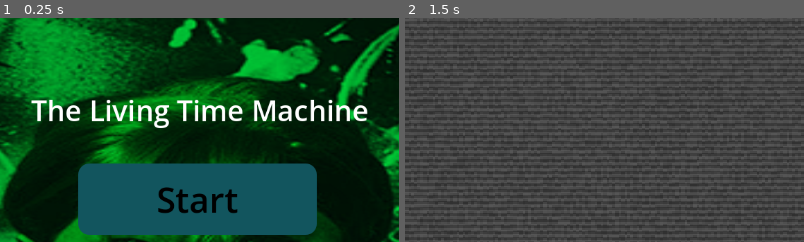
Above: before the commit, frames 1-2 (left to right).
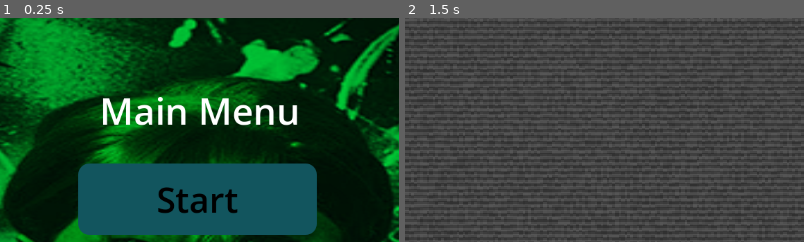
Above: after the commit, the same moments.

Repository: Mikingzly/OhShitting2
Game: Godot game, scene res://Scenes/UI/main_menu.tscn
Same seed, same stepped clock (60 frames per second), same inputs: the game is played once before the commit and once after it. Before the commit the project starts from res://Scenes/main_menu.tscn.
Inputs:
- Up to frame 1 (0.25 s): no input
- Up to frame 2 (1.5 s): click "Start" at 0.5 s; tap Enter (ui_accept) at 1.25 s; hold D (right) from 1.28 s (still down)
The pictures show only the part of the screen within x 25-75%, y 0-50%; the shares and areas given below are measured in that part.

The runs differ from the first frame. In frame 1, 4.8% of the frame differs, in the area x 7-93%, y 35-50%; in frame 2, nothing differs.

Commit message:
Organized the project

Diff:
--- a/Scenes/Player.tscn
+++ b/Scenes/Characters/Player.tscn
@@ -1,6 +1,6 @@
 [gd_scene format=3 uid="uid://dbfi57rpobsxo"]
 
-[ext_resource type="Script" uid="uid://cq44yl8vthpn" path="res://Scenes/character_body_3d.gd" id="1_rpqav"]
+[ext_resource type="Script" uid="uid://cq44yl8vthpn" path="res://Scripts/character_body_3d.gd" id="1_rpqav"]
 
 [sub_resource type="CapsuleMesh" id="CapsuleMesh_kyqiw"]
 
--- a/Scenes/spinningmaze.tscn
+++ b/Scenes/Maps/spinningmaze.tscn
@@ -1,8 +1,8 @@
 [gd_scene format=3 uid="uid://c8bo2vi71lw83"]
 
-[ext_resource type="Script" uid="uid://ddvqxg8fq67y3" path="res://Scenes/static_body_3d.gd" id="1_68d62"]
-[ext_resource type="PackedScene" uid="uid://dbfi57rpobsxo" path="res://Scenes/Player.tscn" id="1_c3gad"]
-[ext_resource type="PackedScene" uid="uid://dog7dp81oqrmu" path="res://Scenes/pause_menu.tscn" id="3_xqlme"]
+[ext_resource type="Script" uid="uid://ddvqxg8fq67y3" path="res://Scripts/static_body_3d.gd" id="1_68d62"]
+[ext_resource type="PackedScene" uid="uid://dbfi57rpobsxo" path="res://Scenes/Characters/Player.tscn" id="1_c3gad"]
+[ext_resource type="PackedScene" uid="uid://dog7dp81oqrmu" path="res://Scenes/UI/pause_menu.tscn" id="3_xqlme"]
 
 [sub_resource type="BoxMesh" id="BoxMesh_68d62"]
 size = Vector3(20, 1, 20)
--- a/Scenes/testroom.tscn
+++ b/Scenes/Maps/testroom.tscn
@@ -1,6 +1,6 @@
 [gd_scene format=3 uid="uid://cl2oc108gakh3"]
 
-[ext_resource type="PackedScene" uid="uid://dog7dp81oqrmu" path="res://Scenes/pause_menu.tscn" id="1_qpjln"]
+[ext_resource type="PackedScene" uid="uid://dog7dp81oqrmu" path="res://Scenes/UI/pause_menu.tscn" id="1_qpjln"]
 [ext_resource type="Texture2D" uid="uid://c51gl6iabgqwu" path="res://Screenshot 2026-06-08 150939.png" id="2_2fjlk"]
 
 [sub_resource type="ShaderMaterial" id="ShaderMaterial_2fjlk"]
--- a/Scenes/main_menu.tscn
+++ b/Scenes/UI/main_menu.tscn
@@ -1,10 +1,10 @@
 [gd_scene format=3 uid="uid://bqh7bgchbxivh"]
 
-[ext_resource type="Script" uid="uid://bwrn03icpxx5u" path="res://Scenes/main_menu.gd" id="1_48xlc"]
-[ext_resource type="Texture2D" uid="uid://c51gl6iabgqwu" path="res://Screenshot 2026-06-08 150939.png" id="2_1ehe0"]
+[ext_resource type="Script" uid="uid://bwrn03icpxx5u" path="res://Scripts/main_menu.gd" id="1_i2xx2"]
+[ext_resource type="Texture2D" uid="uid://c51gl6iabgqwu" path="res://Screenshot 2026-06-08 150939.png" id="2_o14dv"]
 
 [sub_resource type="StyleBoxTexture" id="StyleBoxTexture_ce3w2"]
-texture = ExtResource("2_1ehe0")
+texture = ExtResource("2_o14dv")
 modulate_color = Color(0, 0.95463806, 0.260846, 1)
 
 [sub_resource type="StyleBoxFlat" id="StyleBoxFlat_erv1k"]
@@ -22,7 +22,7 @@
 anchor_bottom = 1.0
 grow_horizontal = 2
 grow_vertical = 2
-script = ExtResource("1_48xlc")
+script = ExtResource("1_i2xx2")
 
 [node name="Panel" type="Panel" parent="." unique_id=1684971402]
 layout_mode = 1
@@ -78,8 +78,8 @@
 offset_bottom = -128.0
 grow_horizontal = 2
 grow_vertical = 2
-theme_override_font_sizes/font_size = 41
-text = "The Living Time Machine"
+theme_override_font_sizes/font_size = 53
+text = "Main Menu"
 horizontal_alignment = 1
 vertical_alignment = 1
 
--- a/Scenes/pause_menu.tscn
+++ b/Scenes/UI/pause_menu.tscn
@@ -1,7 +1,7 @@
 [gd_scene format=3 uid="uid://dog7dp81oqrmu"]
 
-[ext_resource type="Script" uid="uid://hjqje31ny6r7" path="res://Scenes/pause_menu.gd" id="1_k0w1u"]
-[ext_resource type="Shader" uid="uid://ddag0hlygst5s" path="res://Scenes/pause_menu.gdshader" id="2_1och7"]
+[ext_resource type="Script" uid="uid://hjqje31ny6r7" path="res://Scripts/pause_menu.gd" id="1_k0w1u"]
+[ext_resource type="Shader" uid="uid://ddag0hlygst5s" path="res://Scripts/pause_menu.gdshader" id="2_1och7"]
 
 [sub_resource type="ShaderMaterial" id="ShaderMaterial_bpi0q"]
 shader = ExtResource("2_1och7")
--- a/Scenes/main_menu.gd
+++ b/Scripts/main_menu.gd
@@ -2,7 +2,7 @@
 
 
 func _on_start_pressed() -> void:
-	get_tree().change_scene_to_file("res://Scenes/spinningmaze.tscn")
+	get_tree().change_scene_to_file("res://Scenes/Maps/spinningmaze.tscn")
 
 
 func _on_quit_pressed() -> void:
Renamed: Maze.glb -> Assets/Maze.glb
Not shown, changed: Assets/Maze.glb.import
Renamed: Scenes/maze.tscn -> Scenes/Maps/maze.tscn
Renamed: Scenes/character_body_3d.gd -> Scripts/character_body_3d.gd
Renamed: Scenes/character_body_3d.gd.uid -> Scripts/character_body_3d.gd.uid
Renamed: Scenes/main_menu.gd.uid -> Scripts/main_menu.gd.uid
Renamed: Scenes/pause_menu.gd -> Scripts/pause_menu.gd
Renamed: Scenes/pause_menu.gd.uid -> Scripts/pause_menu.gd.uid
Renamed: Scenes/pause_menu.gdshader -> Scripts/pause_menu.gdshader
Renamed: Scenes/pause_menu.gdshader.uid -> Scripts/pause_menu.gdshader.uid
Renamed: Scenes/static_body_3d.gd -> Scripts/static_body_3d.gd
Renamed: Scenes/static_body_3d.gd.uid -> Scripts/static_body_3d.gd.uid
